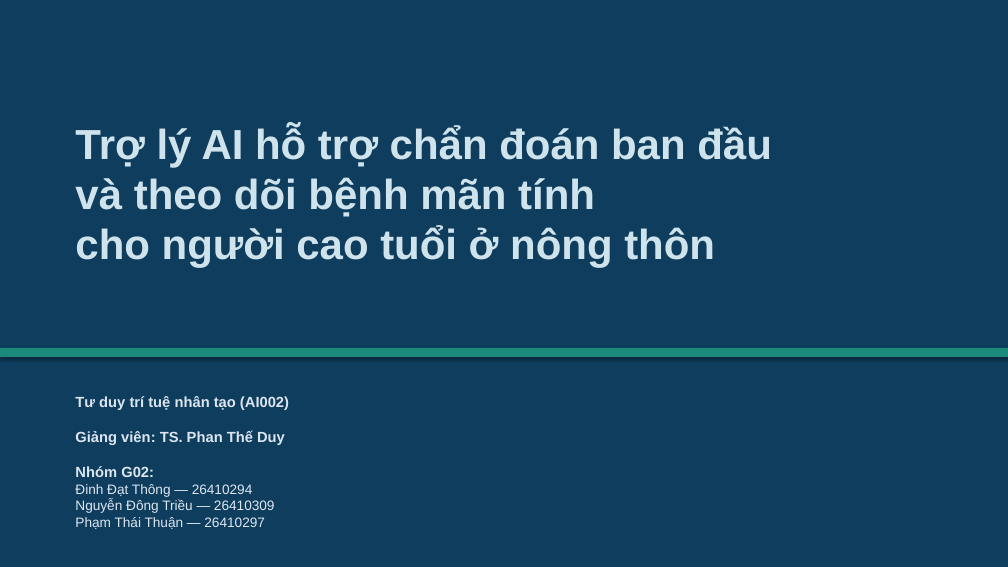
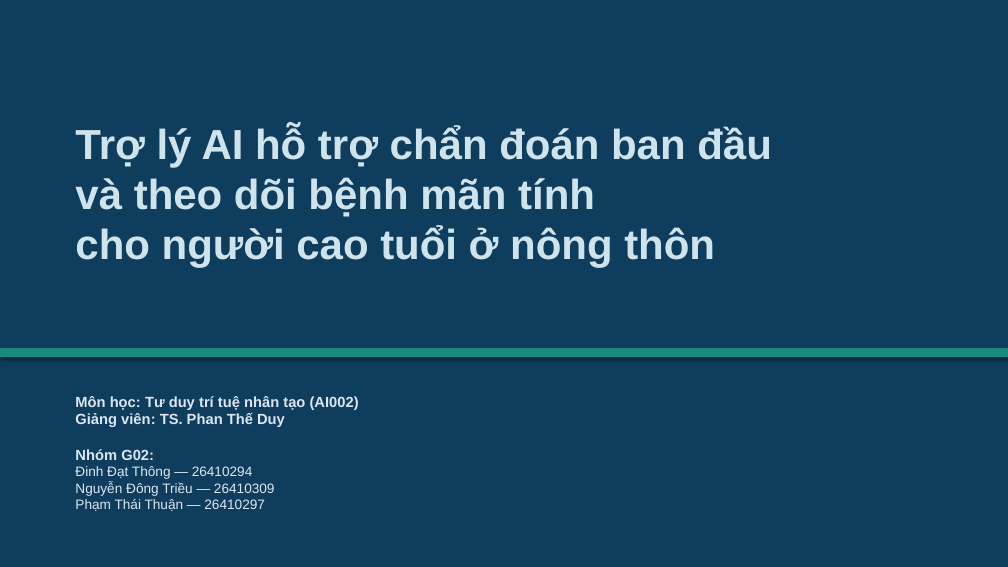
Before and after one commit to DongTrieu0310/AI_HealthCareAssitant, a slide deck: slide 1 of docs/Slide.pptx. Drawn at 1008x567 pixels with LibreOffice and Linux fonts; fonts in the diff are those of the drawing. Boxes give left, top, right and bottom in pixels: in the first picture for what was removed or moved away, otherwise in the second. Text is boxed around its words. In the diff, an @@ line names an element or a change of style, - is before the commit and + after.

```diff
--- a/docs/Slide.pptx
+++ b/docs/Slide.pptx
@@ text at <box>75,396,359,410</box>: text changed @@
-Tư duy trí tuệ nhân tạo (AI002)
+Môn học: Tư duy trí tuệ nhân tạo (AI002)
```
Also in this commit, not shown: 1 other slide changed.
